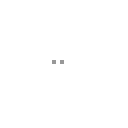
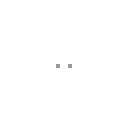
Before/after of a w=128, h=128 layered artwork. What changed in the layer stack:
showed "eyes_set_blank_front_open" over (56, 64, 72, 68)
hid "eyes_set_blank_side_open" over (52, 60, 64, 64)
